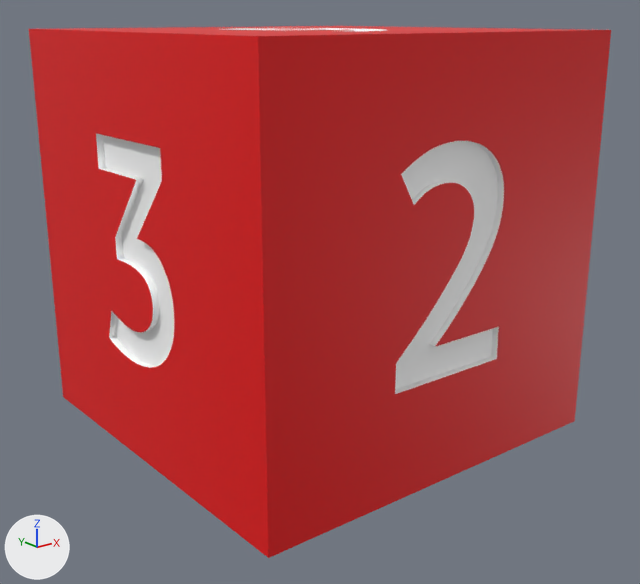
Two versions of the glTF model static/dice/d6.glb, one commit apart.
Before and after are seen from a 50 mm lens placed at (-1.591, -2.034, 0.617), pointed at (-0.012, -0.06, -0.172). The axes (+X, +Y, +Z) are drawn at lower left. The lights are the same throughout. Vertices at the same position are counted once.

Before the edit, the objects in view are built like this:
```python
me_solid_001 = bpy.data.meshes.new('Solid.001')
me_solid_001.from_pydata(...)  # 2792 vertices, 5580 faces; spans x -0.577..0.577, y -0.577..0.577, z -0.577..0.577
# faces by material slot: [1413, 4167]
me_solid_001.materials.append(mat_dice_material)  # red #e70005
me_solid_001.materials.append(mat_numbers_material)  # white #ffffff
ob_d6_001 = bpy.data.objects.new('d6.001', me_solid_001)
ob_d6_001.location = (0.0, 0.0, 0.0)
```
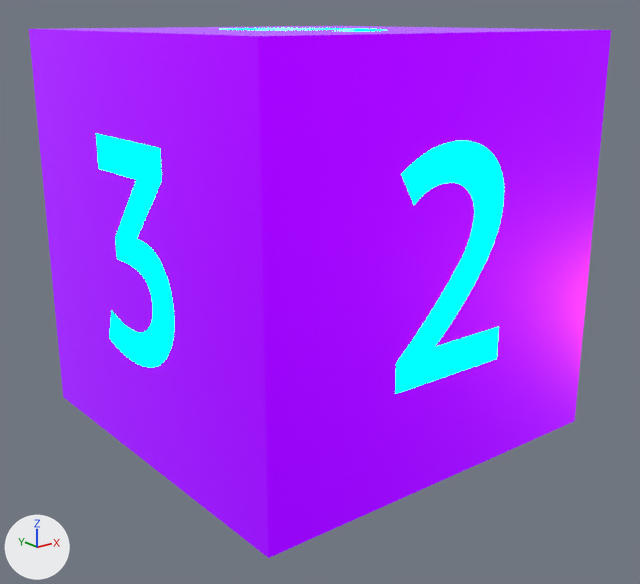
Commit message: update dice

Location of each change, [x1, y1, x2, y2] in pixels of the pictures (640 x 584 px):
part 1 of me_solid_001, recoloured (red to purple): [29, 26, 611, 558] in both
part 2 of me_solid_001, recoloured (white to cyan): [96, 28, 504, 394] in both

Edits to the bpy script that builds the scene:
```text
Add mat_synthwave_pink_dice_material:
    mat_synthwave_pink_dice_material = principled_material('synthwave-pink-dice-material')
    mat_synthwave_pink_dice_material.base_color = (0.8, 0.0, 0.788)  # pink #e700e6
    mat_synthwave_pink_dice_material.metallic = 0.9
    mat_synthwave_pink_dice_material.roughness = 0.25
    mat_synthwave_pink_dice_material.emission_color = (0.136, 0.0, 0.75)  # purple #6700e1
    mat_synthwave_pink_dice_material.emission_strength = 1.0
Add mat_synthwave_blue_number_material:
    mat_synthwave_blue_number_material = principled_material('synthwave-blue-number-material')
    mat_synthwave_blue_number_material.base_color = (0.0, 0.0, 0.0)  # black #000000
    mat_synthwave_blue_number_material.metallic = 1.0
    mat_synthwave_blue_number_material.roughness = 1.0
    mat_synthwave_blue_number_material.emission_color = (0.0, 1.0, 0.86)  # cyan #00ffef
    mat_synthwave_blue_number_material.emission_strength = 5.0
Change me_solid_001:
    where me_solid_001.from_pydata(...)  # 2792 vertices, 5580 faces; spans x -0.577..0.577, y -0.577..0.577, z -0.577..0.577
    used by ob_d6_001; location = (0.0, 0.0, 0.0)
    me_solid_001 part 1: all 1413 faces that had it switch from mat_dice_material (red #e70005) to mat_synthwave_pink_dice_material (pink #e700e6)
    me_solid_001 part 2: all 4167 faces that had it switch from mat_numbers_material (white #ffffff) to mat_synthwave_blue_number_material (black #000000)
```
